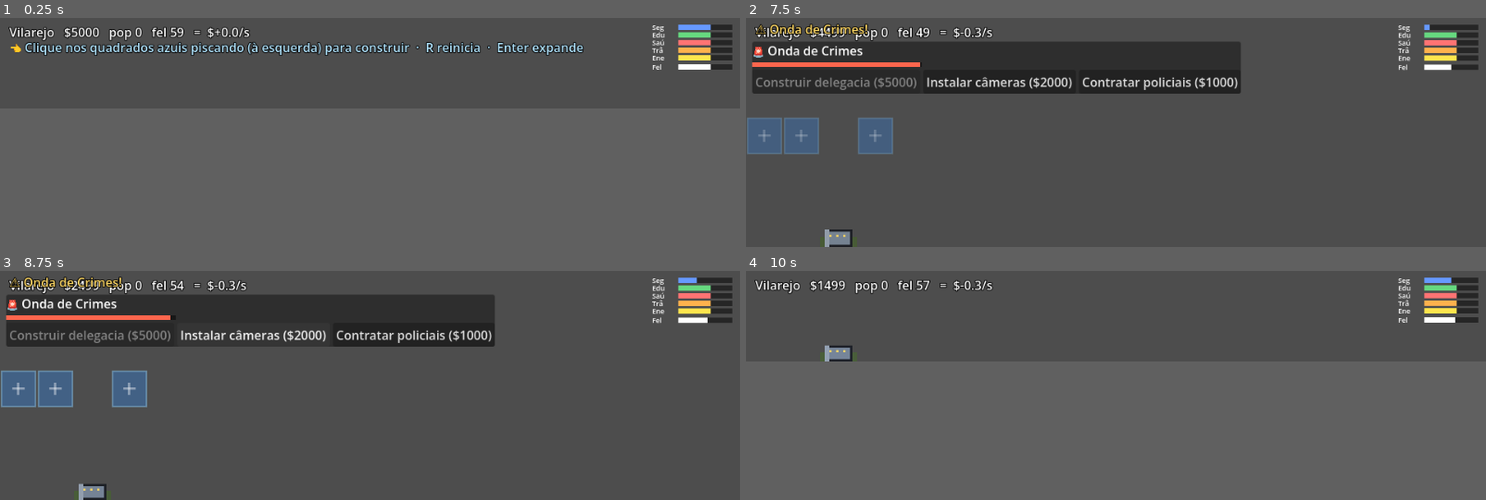
Above: before the commit, frames 1-4 (two rows, left to right).
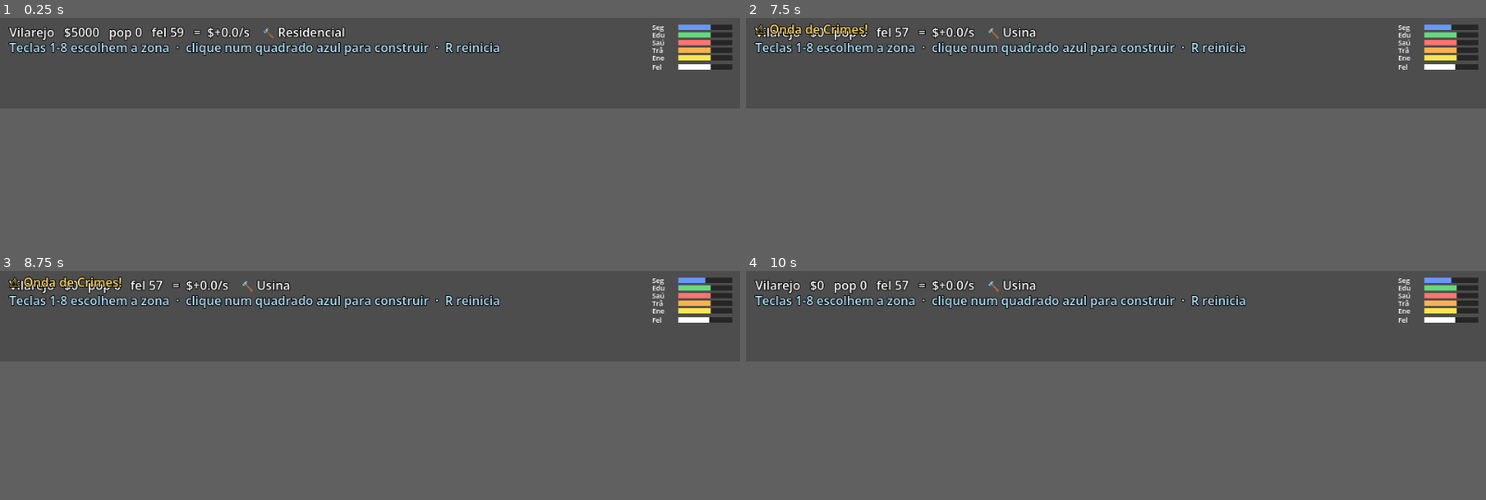
Above: after the commit, the same moments.

Repository: andrewsmedina/yourcity
Game: Godot game, scene res://scenes/main.tscn
Two runs of this game, one before a commit and one after it. Both use one fixed random seed, a clock stepped at 60 frames per second and the inputs below.
Inputs (mouse positions are in pixels of both pictures, inside the frame that each line leads up to):
- Up to frame 1 (0.25 s): no input
- Up to frame 2 (7.5 s): tap Enter at 0.5, 6.6 s; move the mouse to (1278, 59) at 0.52 s; tap 1 at 0.6 s; click (1278, 59) at 0.67 s; tap Space at 0.77, 1.07, 3.77, 4.07, 6.77, 7.07 s; tap 2 at 0.8 s; drag from (968, 68) to (1079, 82) at 1.27 s; move the mouse to (1190, 43) at 2.02 s; tap 3 at 2.1 s; click (1190, 43) at 2.17 s; tap 4 at 2.3 s; drag from (1079, 82) to (894, 50) at 2.77 s; move the mouse to (1338, 77) at 3.52 s; tap 5 at 3.6 s; click (1338, 77) at 3.67 s; tap 6 at 3.8 s; drag from (894, 50) to (1005, 40) at 4.27 s; move the mouse to (1153, 63) at 5.02 s; tap 7 at 5.1 s; click (1153, 63) at 5.17 s; tap 8 at 5.3 s; drag from (1005, 40) to (968, 68) at 5.77 s; move the mouse to (1278, 59) at 6.52 s; click (1278, 59) at 6.67 s; tap C at 6.8 s; click "Construir delegacia ($5000)" at 7.25 s
- Up to frame 3 (8.75 s): click (251, 296) at 8 s, where only the run before the commit has a clickable "Instalar câmeras ($2000)"
- Up to frame 4 (10 s): click (1160, 296) at 8.75 s, where only the run before the commit has a clickable "Contratar policiais ($1000)"; drag from (968, 321) to (1079, 335) at 9.52 s
In our replay, in frame 2 the window is 799x249 before the commit and 799x99 after it. These sizes can differ from the game's own. Grey fills any space a smaller window leaves; there, only what the larger window draws over its background counts as a difference.

The runs differ from the first frame. In frame 1, 2.6% of the frame differs, in the area x 1-79%, y 4-17%; in frame 2, 17%, in the area x 0-96%, y 2-100%; in frame 3, 15%; in frame 4, 2.8%.

Commit message:
Add keyboard zone selection (1-8) for building
Clicking built only Residential. Since the native popup and GUI buttons are
unreliable in this macOS borderless window (raw _input works, GUI hit-testing
seems off), select the zone with number keys 1-8 and build the selected zone
on click. HUD shows the current zone and a keys hint.

Co-Authored-By: Claude Opus 4.8 (1M context) <noreply@anthropic.com>

Diff:
--- a/scripts/city.gd
+++ b/scripts/city.gd
@@ -11,6 +11,7 @@
 signal crisis_ended(crisis: CitySim.CrisisType)
 
 var sim := CitySim.new()
+var selected_zone: CitySim.Zone = CitySim.Zone.RESIDENTIAL  ## zone the next build places
 
 const SAVE_PATH := "user://taskbarcity_save.json"
 const AUTOSAVE_EVERY := 10.0
--- a/scripts/hud.gd
+++ b/scripts/hud.gd
@@ -22,14 +22,15 @@
 	_hint.add_theme_color_override("font_color", Color(0.7, 0.9, 1.0))
 	_hint.add_theme_color_override("font_outline_color", Color.BLACK)
 	_hint.add_theme_constant_override("outline_size", 4)
-	_hint.text = "👈 Clique nos quadrados azuis piscando (à esquerda) para construir  ·  R reinicia  ·  Enter expande"
+	_hint.text = "Teclas 1-8 escolhem a zona  ·  clique num quadrado azul para construir  ·  R reinicia"
 	add_child(_hint)
 
 func _process(_delta: float) -> void:
 	var s := City.sim
-	_label.text = "%s   $%d   pop %d   fel %d   =  $%+.1f/s" % [
+	_label.text = "%s   $%d   pop %d   fel %d   =  $%+.1f/s    🔨 %s" % [
 		CitySim.PHASE_NAME[s.phase()],
 		int(s.money), int(s.population), int(s.happiness()), s.net_per_sec(),
+		CitySim.ZONE_NAME[City.selected_zone],
 	]
 	# Hint stays until the player builds their first zone; hidden during a crisis
 	# so it doesn't overlap the decision panel.
--- a/scripts/main.gd
+++ b/scripts/main.gd
@@ -1,40 +1,49 @@
 extends Node2D
 
-## Entry point for TaskbarCity. Confirms the project boots and provides debug
-## shortcuts. Build handling lives here (in _input, which reliably fires) while
-## we sort out macOS input/scaling.
-##   left click on a lot — build Residential (diagnostic; menu returns later)
+## Entry point for TaskbarCity. Owns input (which reliably fires on macOS, unlike
+## GUI hit-testing in this borderless window):
+##   1-8        — select the zone to build
+##   left click — build the selected zone on the lot under the cursor (#16)
 ##   Enter/Space — toggle the expanded window height (#8)
-##   C           — tank Security to force a Crime crisis (#26-#31)
+##   C           — force a Crime crisis (debug)
+##   R           — reset to a fresh city (debug / recovery)
 
 const _TILE_PX := 48  # CityTiles.TILE(16) * skyline PIXEL_SCALE(3)
 
+const _ZONE_KEYS := {
+	KEY_1: CitySim.Zone.RESIDENTIAL,
+	KEY_2: CitySim.Zone.COMMERCIAL,
+	KEY_3: CitySim.Zone.INDUSTRIAL,
+	KEY_4: CitySim.Zone.POLICE,
+	KEY_5: CitySim.Zone.SCHOOL,
+	KEY_6: CitySim.Zone.HOSPITAL,
+	KEY_7: CitySim.Zone.ROADS,
+	KEY_8: CitySim.Zone.POWER,
+}
+
 func _ready() -> void:
 	print("TaskbarCity booted — Godot ", Engine.get_version_info().string)
-	var w := get_window()
-	print("[geom] window.size=", w.size, " viewport=", get_viewport_rect().size,
-		" content_scale=", w.content_scale_factor)
 
 func _input(event: InputEvent) -> void:
 	if event is InputEventMouseButton and event.pressed and event.button_index == MOUSE_BUTTON_LEFT:
-		var slot := int(event.position.x / _TILE_PX)
-		print("[click] ", event.position, " -> slot ", slot)
-		_try_build(slot)
+		_build_at(event.position.x)
 	elif event is InputEventKey and event.pressed:
-		if event.keycode == KEY_ENTER or event.keycode == KEY_SPACE:
-			WindowManager.toggle_expanded()
-		elif event.keycode == KEY_C:
-			City.sim.indicators[CitySim.Indicator.SECURITY] = 10.0
-		elif event.keycode == KEY_R:
-			City.reset()
-			print("[reset] fresh city: money=", City.sim.money)
+		_handle_key(event.keycode)
 
-func _try_build(slot: int) -> void:
-	if slot < 0 or slot >= City.sim.slots.size():
-		print("[build] slot ", slot, " out of range (", City.sim.slots.size(), " slots)")
+func _build_at(x: float) -> void:
+	if not City.sim.active_crises().is_empty():
+		return  # leave clicks for the crisis flow while one is active
+	var slot := int(x / _TILE_PX)
+	if slot < 0 or slot >= City.sim.slots.size() or City.sim.slots[slot] != null:
 		return
-	if City.sim.slots[slot] != null:
-		print("[build] slot ", slot, " already occupied")
-		return
-	var ok := City.build(CitySim.Zone.RESIDENTIAL, slot)
-	print("[build] residential slot ", slot, " -> ", ok, "  money=", City.sim.money)
+	City.build(City.selected_zone, slot)
+
+func _handle_key(keycode: int) -> void:
+	if _ZONE_KEYS.has(keycode):
+		City.selected_zone = _ZONE_KEYS[keycode]
+	elif keycode == KEY_ENTER or keycode == KEY_SPACE:
+		WindowManager.toggle_expanded()
+	elif keycode == KEY_C:
+		City.sim.indicators[CitySim.Indicator.SECURITY] = 10.0
+	elif keycode == KEY_R:
+		City.reset()
--- a/scripts/sim/city_sim.gd
+++ b/scripts/sim/city_sim.gd
@@ -16,6 +16,17 @@
 enum Zone {
 	RESIDENTIAL, COMMERCIAL, INDUSTRIAL,
 	POLICE, SCHOOL, HOSPITAL, ROADS, POWER,
+}
+
+const ZONE_NAME := {
+	Zone.RESIDENTIAL: "Residencial",
+	Zone.COMMERCIAL: "Comercial",
+	Zone.INDUSTRIAL: "Industrial",
+	Zone.POLICE: "Delegacia",
+	Zone.SCHOOL: "Escola",
+	Zone.HOSPITAL: "Hospital",
+	Zone.ROADS: "Vias",
+	Zone.POWER: "Usina",
 }
 
 enum Indicator { SECURITY, EDUCATION, HEALTH, TRAFFIC, ENERGY }
